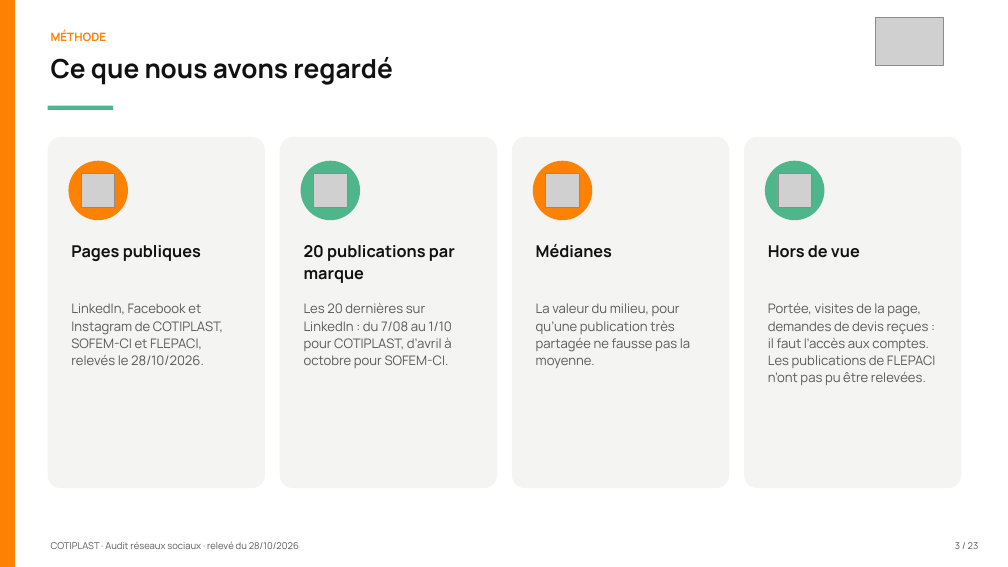
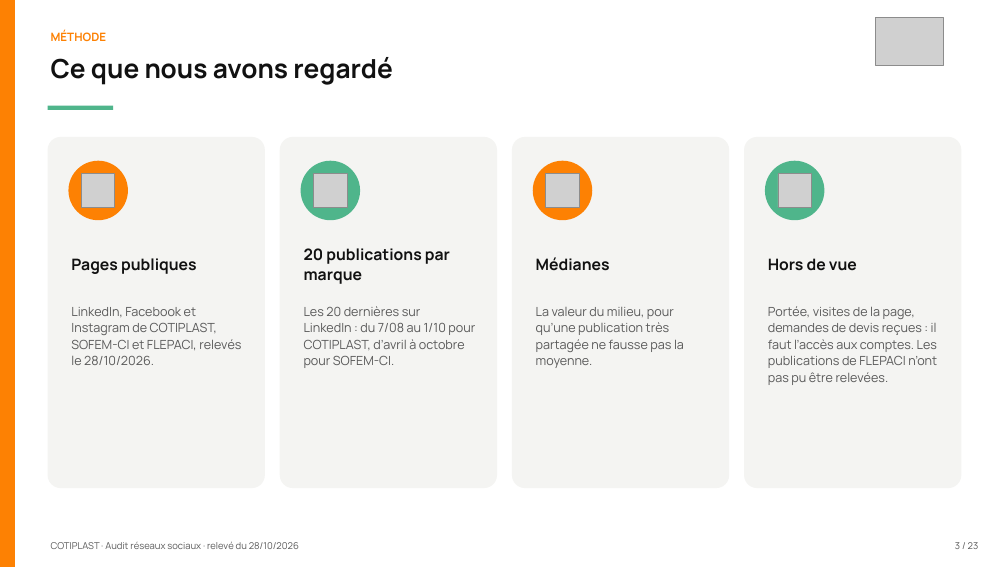
Before and after one commit to leslita06/fatima-unifood-fictif, a slide deck: slide 3 of tmp-tj/261028_cotiplast_audit-reseaux-sociaux_v1.pptx. Drawn at 1008x567 pixels with LibreOffice and Linux fonts; fonts in the diff are those of the drawing; grey boxes stand for pictures. Boxes give left, top, right and bottom in pixels: in the first picture for what was removed or moved away, otherwise in the second. Text is boxed around its words. In the diff, an @@ line names an element or a change of style, - is before the commit and + after.

```diff
--- a/tmp-tj/261028_cotiplast_audit-reseaux-sociaux_v1.pptx
+++ b/tmp-tj/261028_cotiplast_audit-reseaux-sociaux_v1.pptx
@@ size 15.5 to 15 pt; vertical alignment top to middle in 4 elements at bbox=[71, 258, 197, 274], bbox=[304, 248, 450, 284], bbox=[536, 257, 610, 271], bbox=[768, 258, 857, 271] @@
@@ size 12.5 to 12 pt in 4 elements at bbox=[71, 307, 241, 365], bbox=[304, 306, 475, 368], bbox=[536, 307, 684, 368], bbox=[768, 306, 937, 385] @@
```
Also in this commit, not shown: 13 other slides changed.
